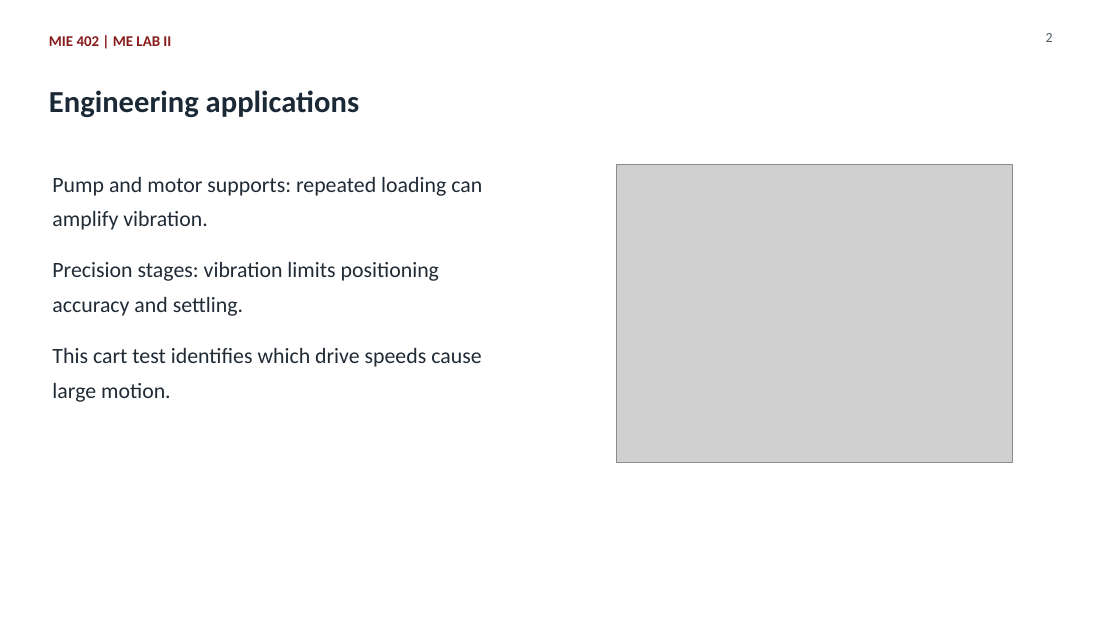
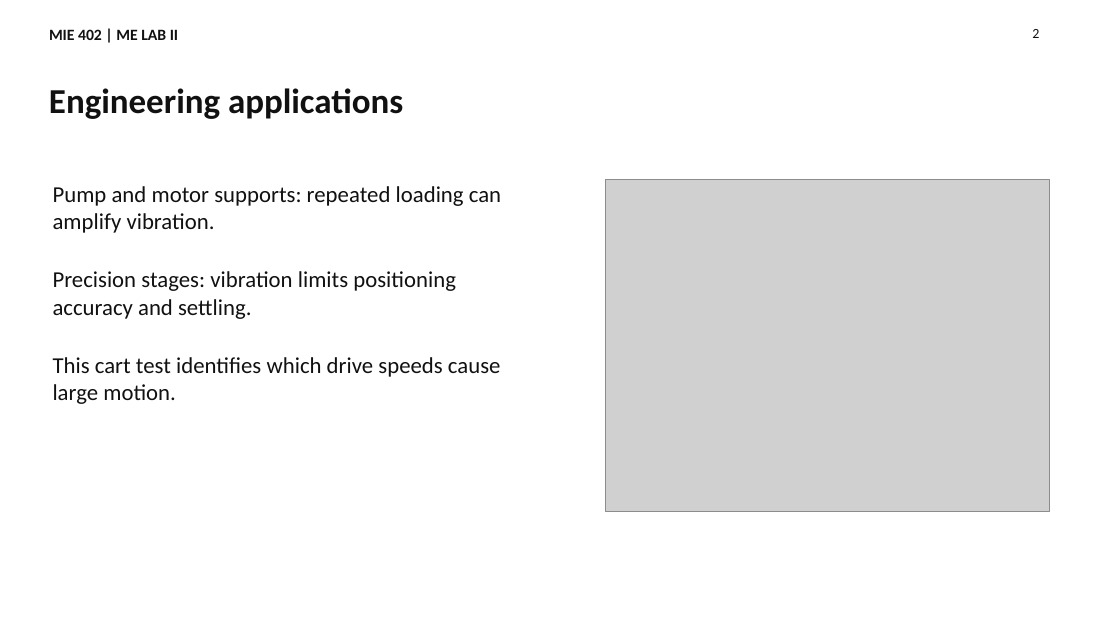
Before and after one commit to Ehsan-Roohi/MIE402-Lab, a slide deck: slide 2 of site/docs/MIE402_Lecture06_Forced_Response_Fall2026.pptx. Drawn at 1120x630 pixels with LibreOffice and Linux fonts; fonts in the diff are those of the drawing; grey boxes stand for pictures. Boxes give left, top, right and bottom in pixels: in the first picture for what was removed or moved away, otherwise in the second. Text is boxed around its words. In the diff, an @@ line names an element or a change of style, - is before the commit and + after.

```diff
--- a/site/docs/MIE402_Lecture06_Forced_Response_Fall2026.pptx
+++ b/site/docs/MIE402_Lecture06_Forced_Response_Fall2026.pptx
@@ text "MIE 402 | ME LAB ..." at [49,29,178,40]: size 12.8 to 13.5 pt, text colour #881C1C to #111111; line spacing 1.32 to 1 @@
@@ text "2": place and size @@
-text "2" at [1046,33,1053,42]
+text "2" at [1032,29,1039,38]
@@ text "2" at [1032,29,1039,38]: text colour #525D64 to #111111; line spacing 1.32 to 1 @@
@@ text "Engineering applications" at [49,88,403,119]: size 26.2 to 30 pt, text colour #1B2937 to #111111; line spacing 1.32 to 1 @@
@@ text at [53,186,501,233]: text changed; size 18.8 to 19.5 pt; text colour #202B36 to #111111 @@
-Pump and motor supports: repeated loading can
-amplify vibration.
+Pump and motor supports: repeated loading can amplify vibration.
@@ picture: place and size @@
-picture at [617,165,1013,462]
+picture at [606,180,1049,513]
@@ text at [53,271,456,319]: text changed; size 18.8 to 19.5 pt; text colour #202B36 to #111111 @@
-Precision stages: vibration limits positioning
-accuracy and settling.
+Precision stages: vibration limits positioning accuracy and settling.
@@ text at [53,357,501,404]: text changed; size 18.8 to 19.5 pt; text colour #202B36 to #111111 @@
-This cart test identifies which drive speeds cause
-large motion.
+This cart test identifies which drive speeds cause large motion.
```
Also in this commit, not shown: 15 other slides changed, 14 slides added, 7 slides removed, 57 other files.
